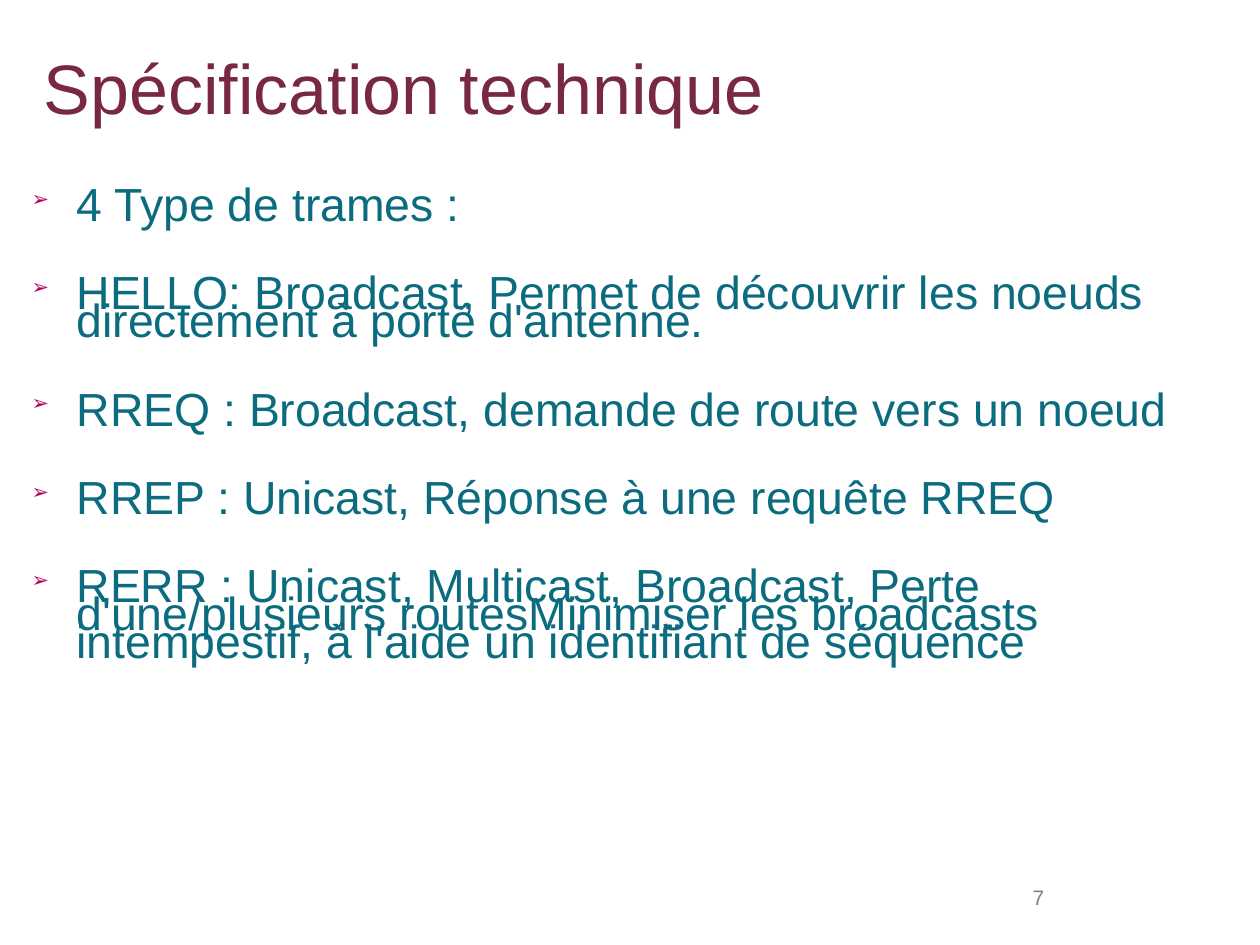
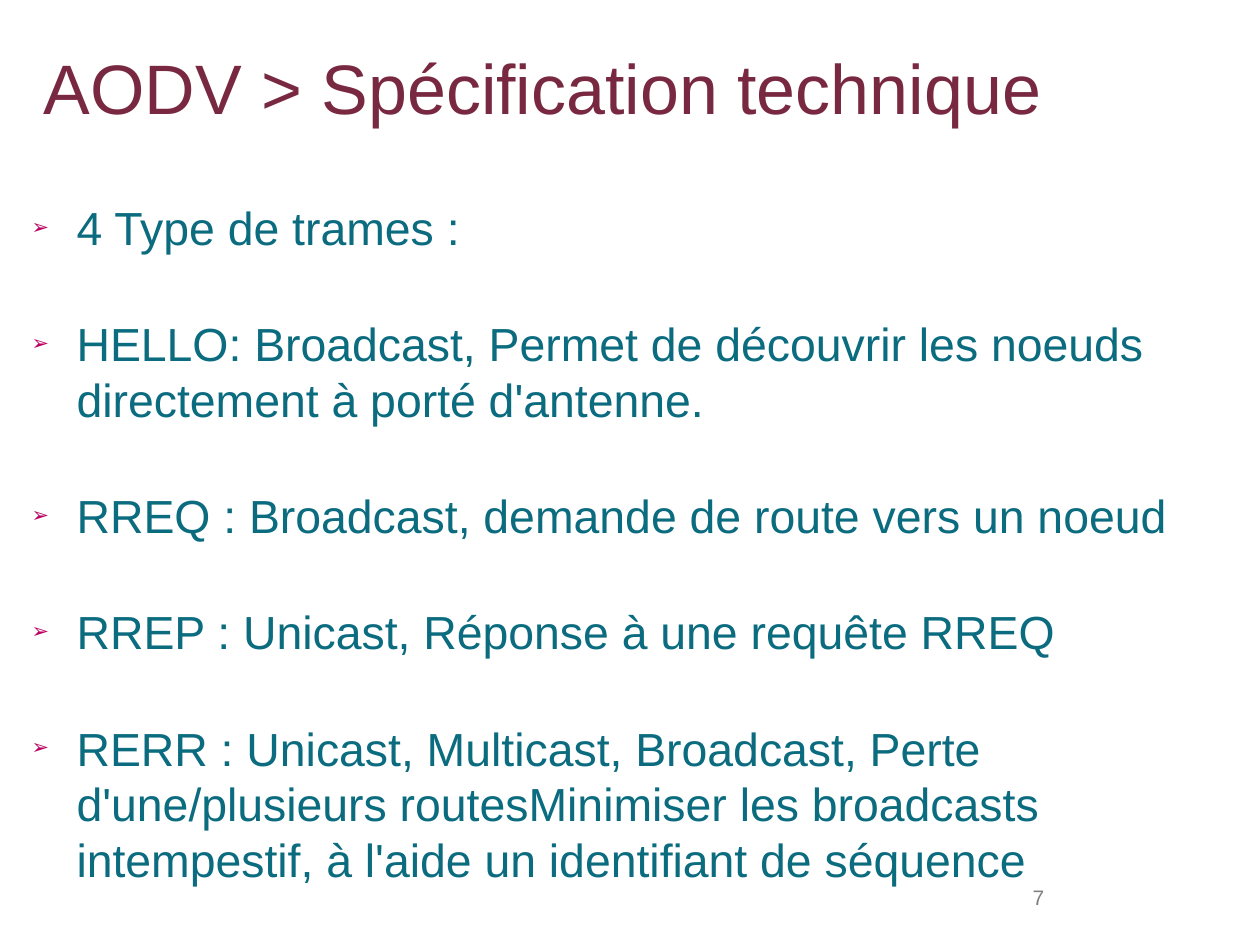
Before and after one commit to lbarbisan/adhoc, a slide deck: slide 7 of work/les_routages_adhoc.odp. Drawn at 1260x945 pixels with LibreOffice and Linux fonts; fonts in the diff are those of the drawing; background and template pictures are left out. Boxes give left, top, right and bottom in pixels: in the first picture for what was removed or moved away, otherwise in the second. Text is boxed around its words. In the diff, an @@ line names an element or a change of style, - is before the commit and + after.

```diff
--- a/work/les_routages_adhoc.odp
+++ b/work/les_routages_adhoc.odp
@@ title at (44,62,1041,127): text changed @@
-Spécification technique
+AODV > Spécification technique
@@ text "4 Type de trames :" at (77,211,1166,886): line spacing 0.5 to 1 @@
```
Also in this commit, not shown: 28 other slides changed, 1 slide removed, 1 other file.
